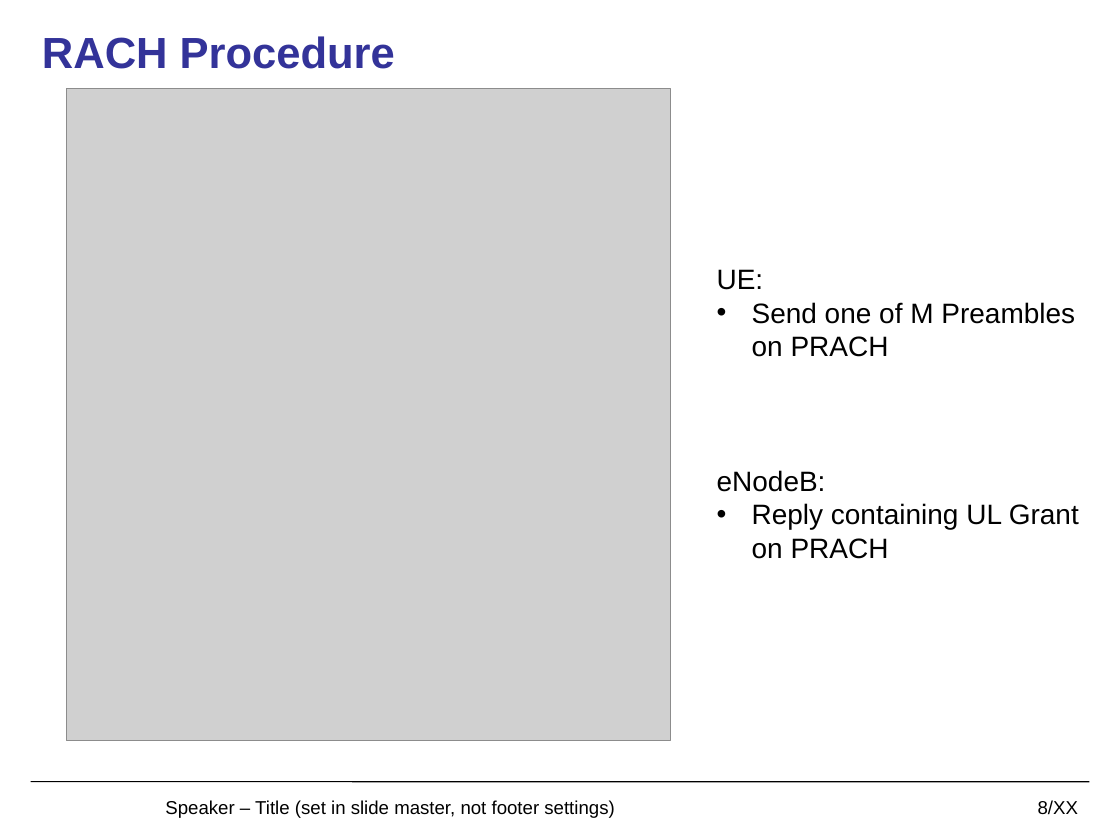
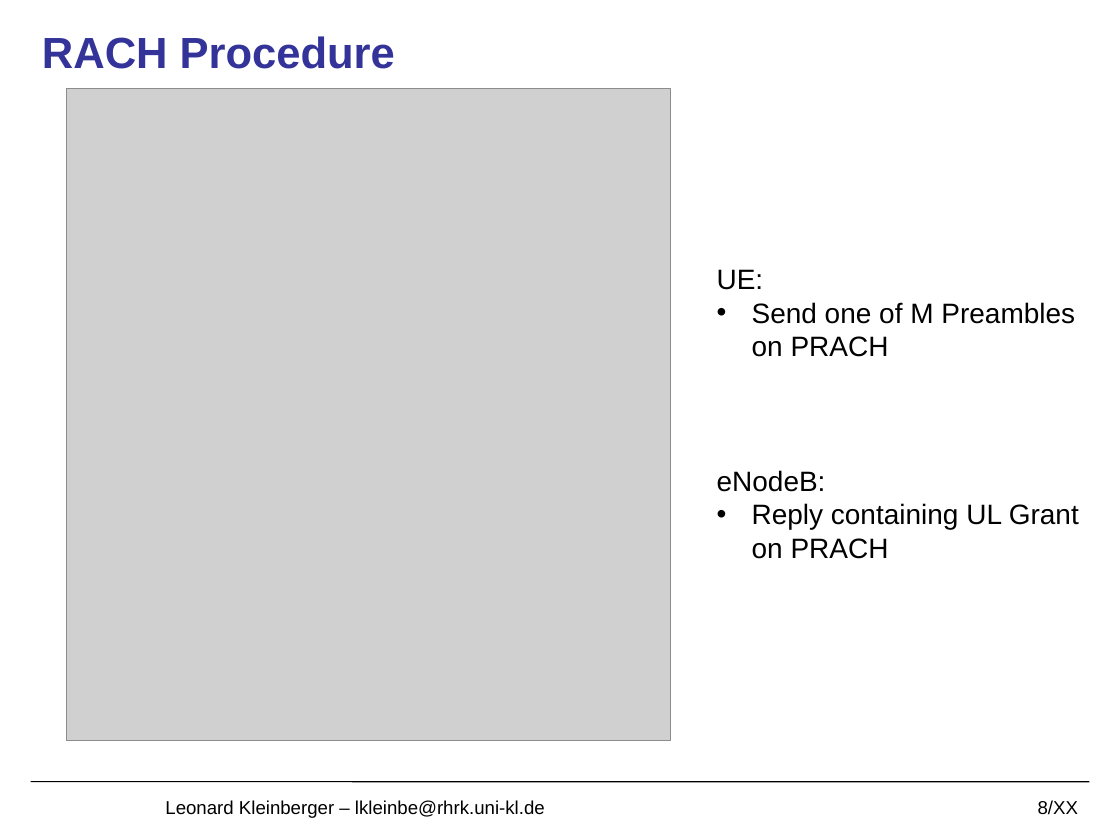
Before and after one commit to lkleinbe/ma_seminar, a slide deck: slide 8 of Presentation/presentation.pptx. Drawn at 1120x840 pixels with LibreOffice and Linux fonts; fonts in the diff are those of the drawing; grey boxes stand for pictures; background and template pictures are left out. Boxes give left, top, right and bottom in pixels: in the first picture for what was removed or moved away, otherwise in the second. Text is boxed around its words. In the diff, an @@ line names an element or a change of style, - is before the commit and + after.

```diff
--- a/Presentation/presentation.pptx
+++ b/Presentation/presentation.pptx
@@ text at [165, 800, 545, 818]: text changed @@
-Speaker – Title (set in slide master, not footer settings)
+Leonard Kleinberger – lkleinbe@rhrk.uni-kl.de
```
Also in this commit, not shown: 17 other slides changed, 4 other files.
